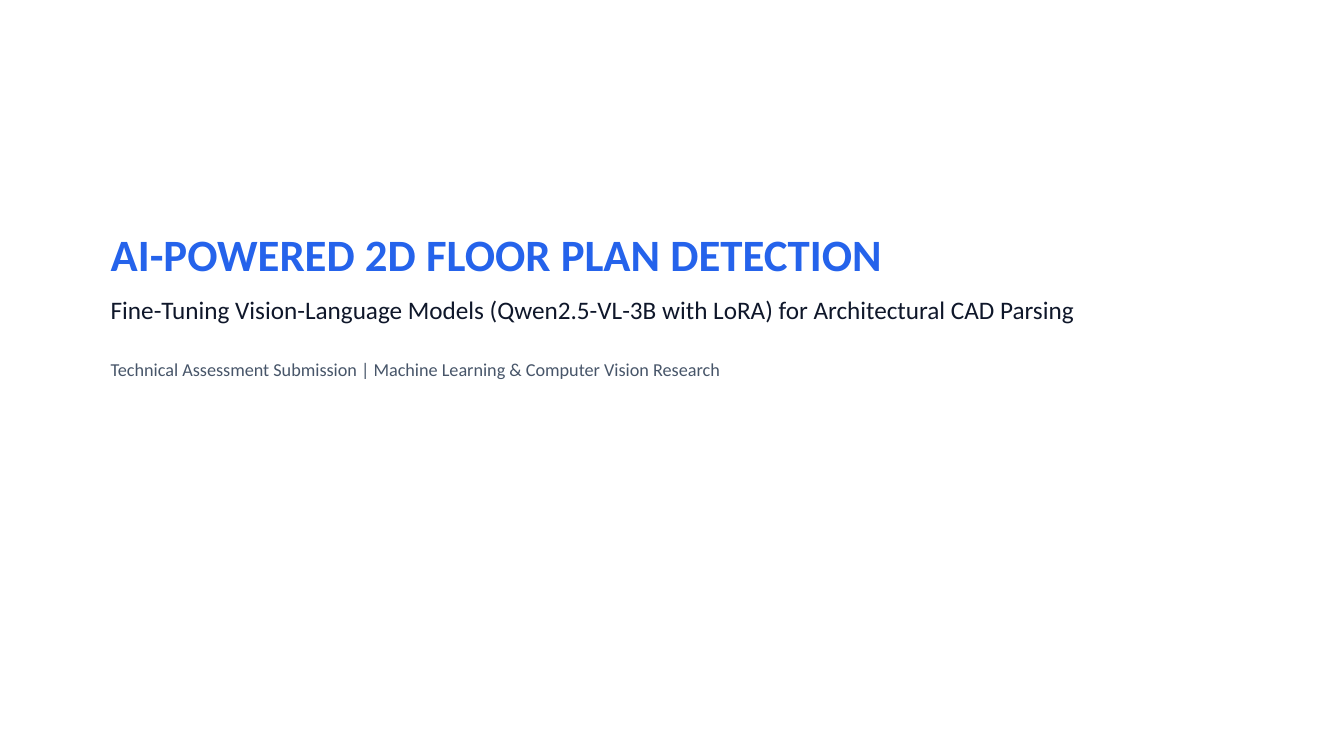
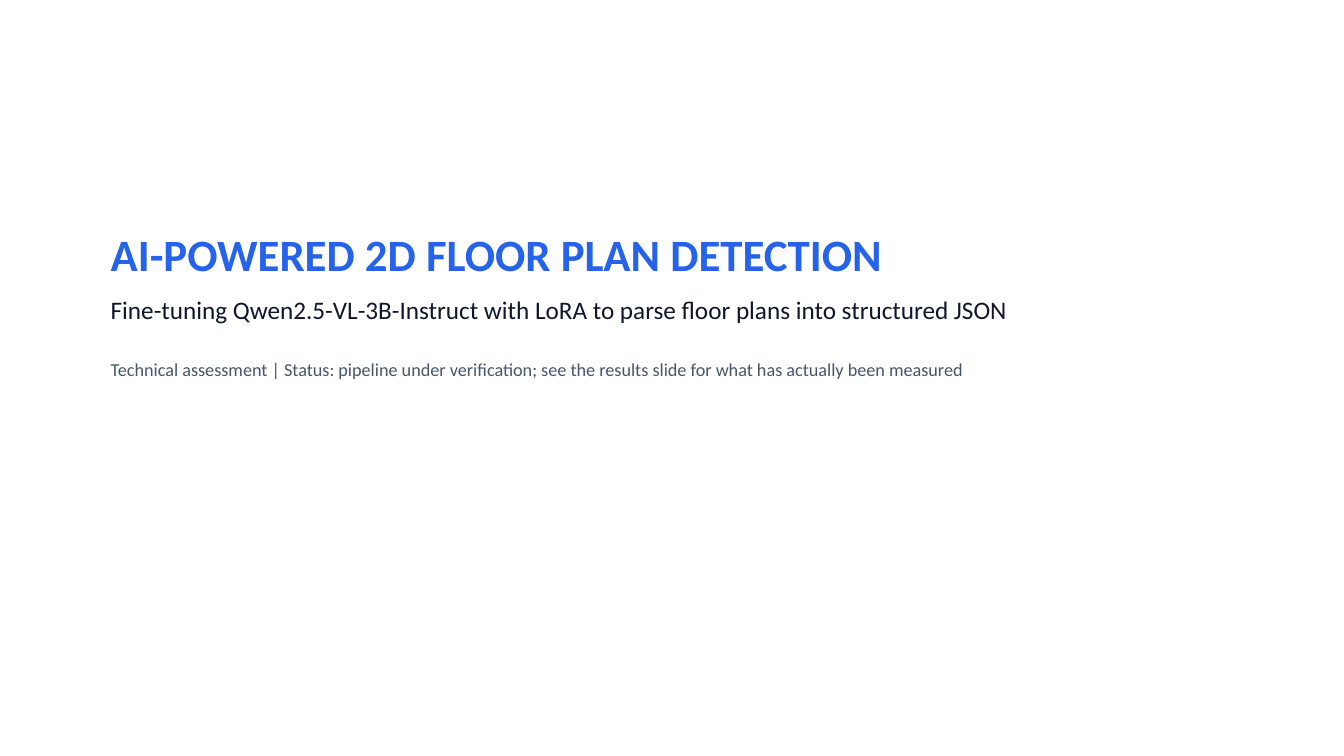
Before and after one commit to sandhiya-1234/FloorPlan-AI, a slide deck: slide 1 of presentation/Floorplan_AI_Assessment.pptx. Drawn at 1344x756 pixels with LibreOffice and Linux fonts; fonts in the diff are those of the drawing. Boxes give left, top, right and bottom in pixels: in the first picture for what was removed or moved away, otherwise in the second. Text is boxed around its words. In the diff, an @@ line names an element or a change of style, - is before the commit and + after.

```diff
--- a/presentation/Floorplan_AI_Assessment.pptx
+++ b/presentation/Floorplan_AI_Assessment.pptx
@@ text at [111,301,1007,379]: text changed; size 18 to 13 pt; text colour #0F172A to #475569 @@
-Fine-Tuning Vision-Language Models (Qwen2.5-VL-3B with LoRA) for Architectural CAD Parsing
-Technical Assessment Submission | Machine Learning & Computer Vision Research
+Fine-tuning Qwen2.5-VL-3B-Instruct with LoRA to parse floor plans into structured JSON
+Technical assessment | Status: pipeline under verification; see the results slide for what has actually been measured
```
Also in this commit, not shown: 9 other slides changed, 1 slide added, 1 slide removed, 41 other files.
